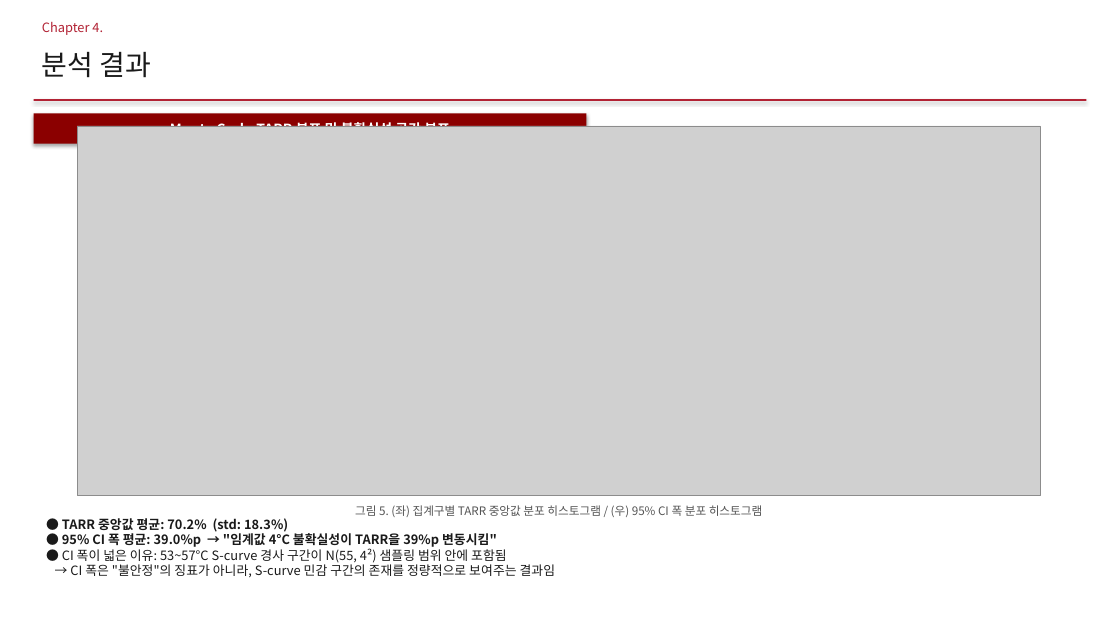
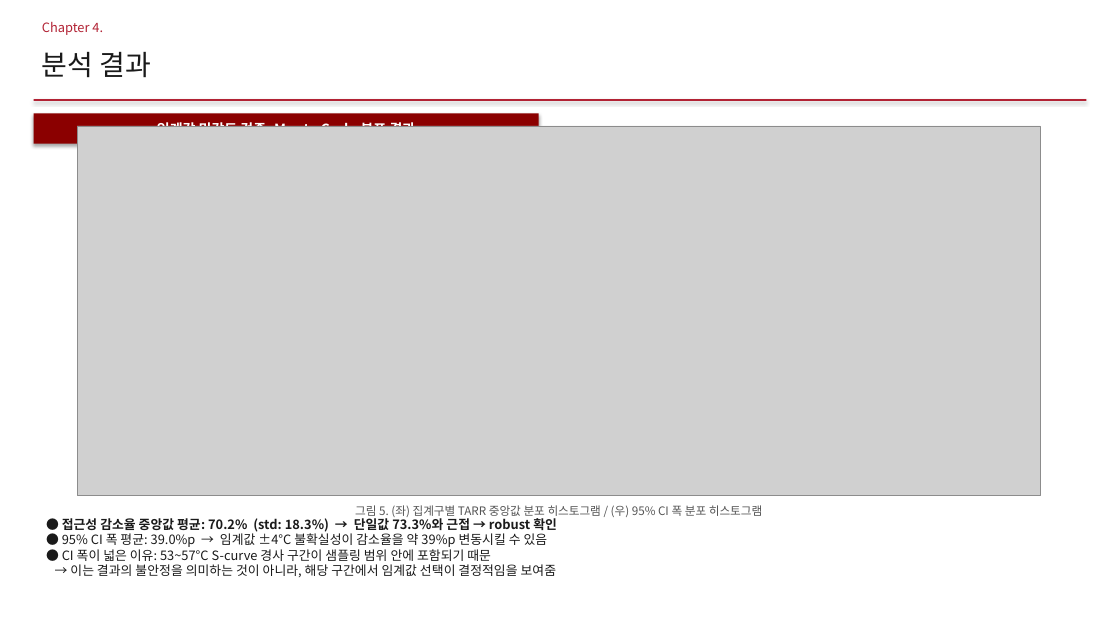
Before and after one commit to jinshingeo/Thermal_Catchment, a slide deck: slide 11 of writing/지도학회발표/2026-05-13_TAVI_학회발표.pptx. Drawn at 1120x630 pixels with LibreOffice and Linux fonts; fonts in the diff are those of the drawing; grey boxes stand for pictures. Boxes give left, top, right and bottom in pixels: in the first picture for what was removed or moved away, otherwise in the second. Text is boxed around its words. In the diff, an @@ line names an element or a change of style, - is before the commit and + after.

```diff
--- a/writing/지도학회발표/2026-05-13_TAVI_학회발표.pptx
+++ b/writing/지도학회발표/2026-05-13_TAVI_학회발표.pptx
@@ rectangle "임계값 민감도 검증: Monte Carlo ...": place and size @@
-rectangle "임계값 민감도 검증: Monte Carlo ..." at <box>34,113,586,144</box>
+rectangle "임계값 민감도 검증: Monte Carlo ..." at <box>34,113,539,144</box>
@@ text in rectangle at <box>157,120,416,127</box>: text changed @@
-Monte Carlo TARR 분포 및 불확실성 공간 분포
+임계값 민감도 검증: Monte Carlo 분포 결과
@@ text at <box>62,515,557,577</box>: text changed @@
-● TARR 중앙값 평균: 70.2% (std: 18.3%)
-● 95% CI 폭 평균: 39.0%p → "임계값 4°C 불확실성이 TARR을 39%p 변동시킴"
-● CI 폭이 넓은 이유: 53~57°C S-curve 경사 구간이 N(55, 4²) 샘플링 범위 안에 포함됨
-→ CI 폭은 "불안정"의 징표가 아니라, S-curve 민감 구간의 존재를 정량적으로 보여주는 결과임
+● 접근성 감소율 중앙값 평균: 70.2% (std: 18.3%) → 단일값 73.3%와 근접 → robust 확인
+● 95% CI 폭 평균: 39.0%p → 임계값 ±4°C 불확실성이 감소율을 약 39%p 변동시킬 수 있음
+● CI 폭이 넓은 이유: 53~57°C S-curve 경사 구간이 샘플링 범위 안에 포함되기 때문
+→ 이는 결과의 불안정을 의미하는 것이 아니라, 해당 구간에서 임계값 선택이 결정적임을 보여줌
```
Also in this commit, not shown: 6 other slides changed, 2 other files.
